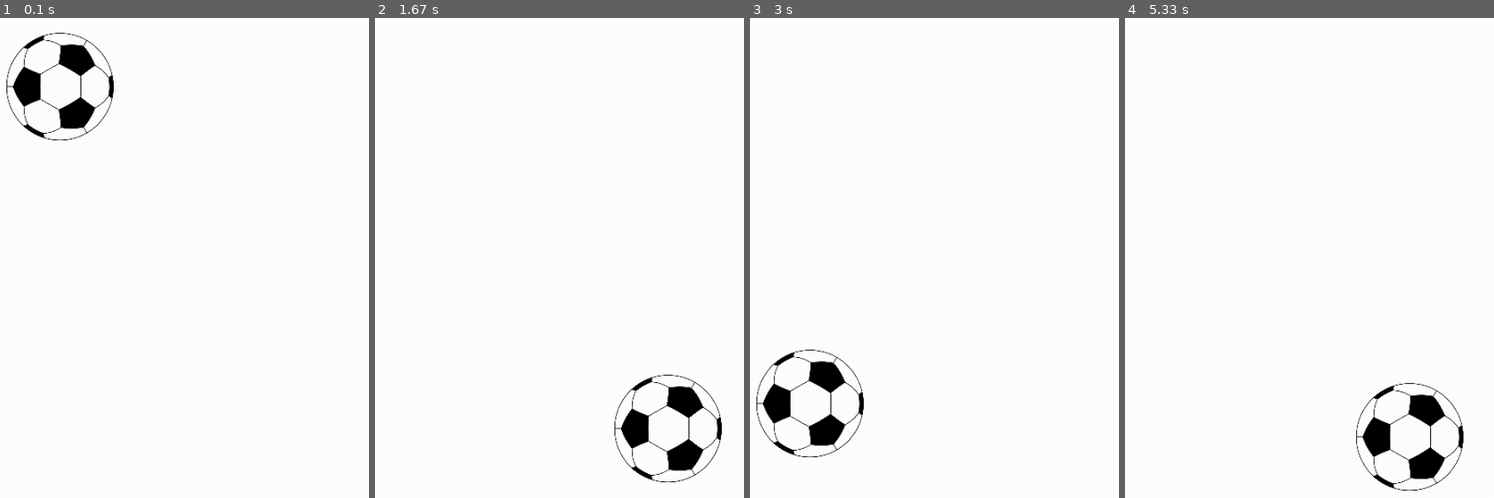
Above: before the commit, frames 1-4 (left to right).
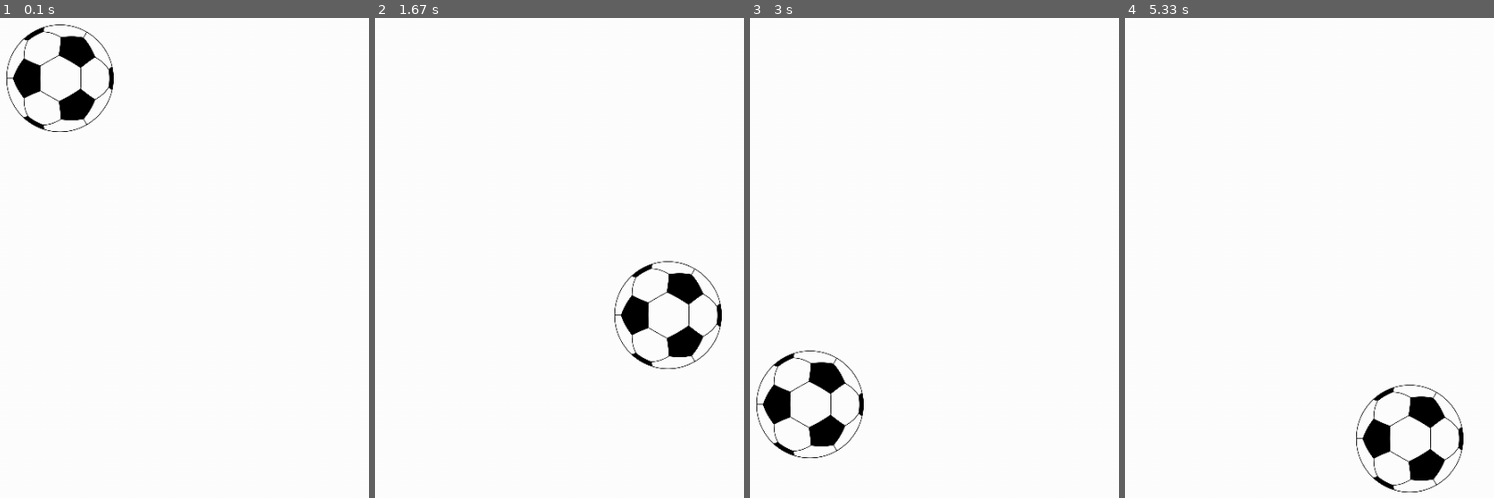
Above: after the commit, the same moments.

Repository: bhawesh2002/learning_path_to_PyGame
Game: pygame game, started from jumping obj/jumping_obj.py
Two runs of this game, one before a commit and one after it. Both use one fixed random seed, a clock stepped at 60 frames per second and the inputs below.
Inputs:
- Up to frame 1 (0.1 s): no input
- Up to frame 2 (1.67 s): hold Right 0.33-0.8 s; hold Up 0.83-1.13 s; hold Right 1.17-1.63 s
- Up to frame 3 (3 s): hold Left 1.67-2.2 s; hold Left 2.23-2.63 s; hold Up from 2.67 s (still down)
- Up to frame 4 (5.33 s): release Up at 3.03 s; hold Right 3.07-3.7 s; hold Left 3.73-4.2 s; hold Right 4.23-4.7 s; hold Up 4.73-5.03 s; hold Right from 5.07 s (still down)

The runs differ from the first frame. In frame 1, 2.1% of the frame differs, in the area x 1-31%, y 1-26%; in frame 2, 4.0%, in the area x 64-94%, y 50-97%; in frame 3, 0.8%; in frame 4, 1.1%.

Commit message:
bound the ball

Diff:
--- a/jumping obj/jumping_obj.py
+++ b/jumping obj/jumping_obj.py
@@ -33,12 +33,18 @@
             sys.exit()
     if(pygame.key.get_pressed()[pygame.K_RIGHT]):
         x_dir += 5
+        if(x_dir > 850):
+            x_dir = 850
     if (pygame.key.get_pressed()[pygame.K_LEFT]):
         x_dir -= 5
+        if(x_dir < 0):
+            x_dir = 0
     if(pygame.key.get_pressed()[pygame.K_UP]):
-        y_dir -= 7
+        y_dir -= 5
+        if(y_dir < 0):
+            y_dir = 0
     if(y_dir < height - 150):
-        y_dir += 5
+        y_dir += 3
         if(y_dir < height/2):
             y_dir += 1
     draw_screen()
